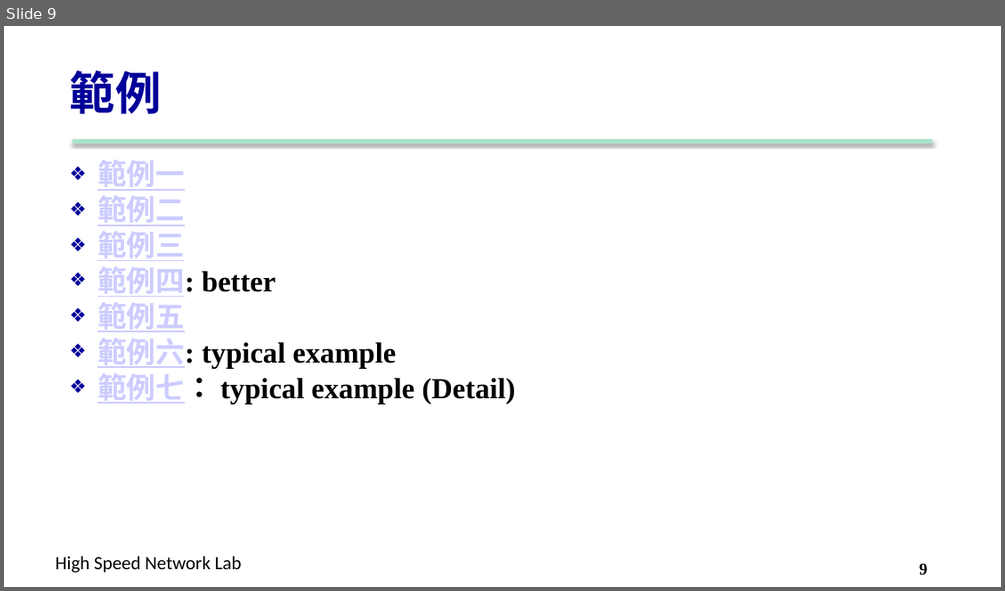
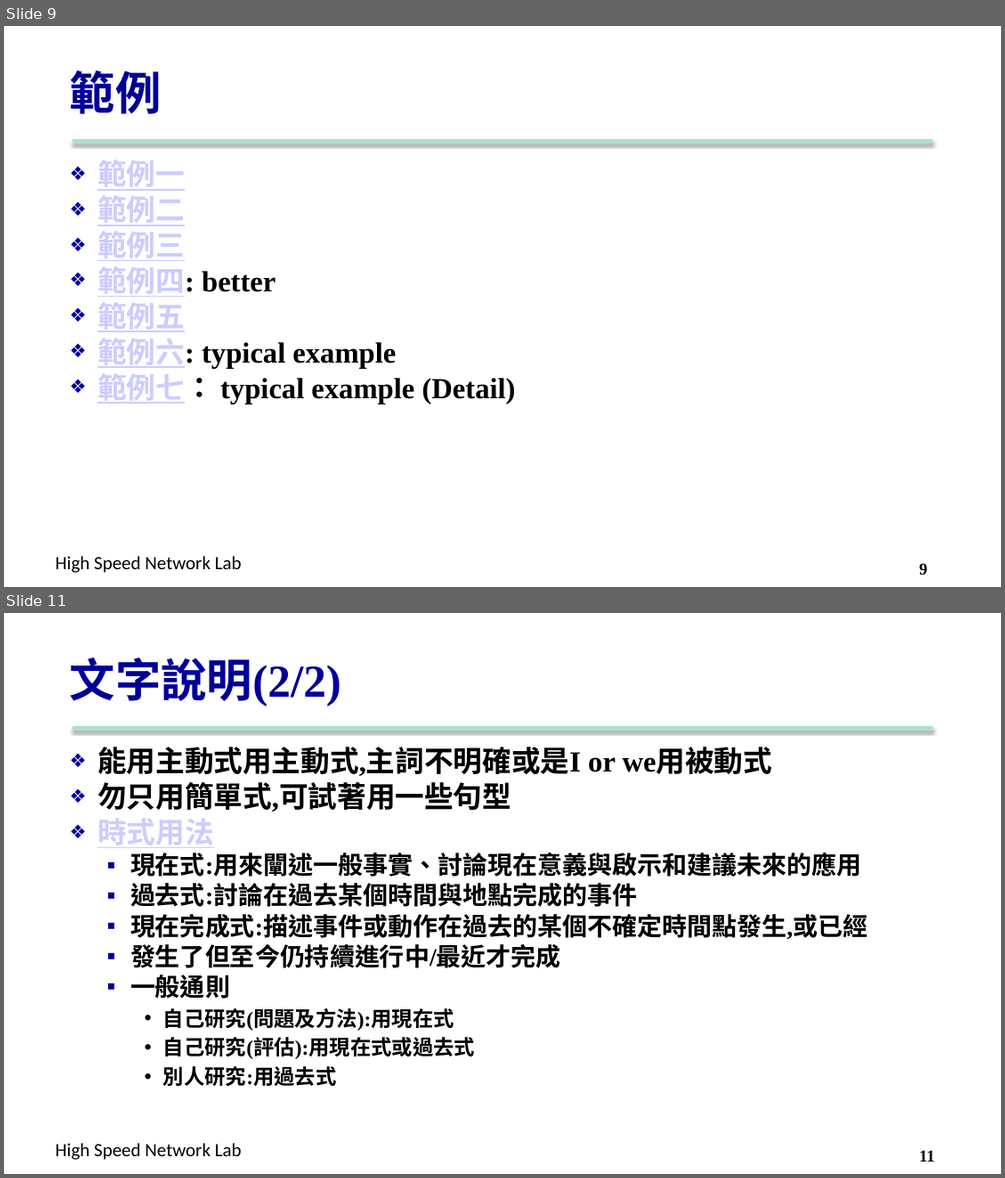
Before and after one commit to carina419/NTUST, a slide deck: MI5014701 科技研究與論文寫作 Technology Research and Thesis Writing/3. Outline.pptx. Shown one above the other, each under a label of ours: slide 9 before the commit, slides 9 and 11 after it; the slides between them are not shown. The pictures are 1005x591 and 1005x1178 pixels, drawn with LibreOffice and Linux fonts; fonts in the diff are those of the drawing; background and template pictures are left out. Boxes give left, top, right and bottom in pixels: in the first picture for what was removed or moved away, otherwise in the second. Text is boxed around its words. In the diff, an @@ line names an element or a change of style, - is before the commit and + after.

```diff
--- a/MI5014701 科技研究與論文寫作 Technology Research and Thesis Writing/3. Outline.pptx
+++ b/MI5014701 科技研究與論文寫作 Technology Research and Thesis Writing/3. Outline.pptx
@@ slide 11 added at (4, 613, 1001, 1174), background #FFFFFF; not listed: 2 template elements that a slide beside it also shows @@
@@ title added at (70, 657, 341, 706), 44 pt, text #000099, bold @@
+文字說明(2/2)
@@ text added at (97, 747, 867, 1086), 24 pt, text #000000, bold @@
+❖ 能用主動式用主動式,主詞不明確或是I or we用被動式
+❖ 勿只用簡單式,可試著用一些句型
+❖ 時式用法
+  ▪ 現在式:用來闡述一般事實、討論現在意義與啟示和建議未來的應用
+  ▪ 過去式:討論在過去某個時間與地點完成的事件
+  ▪ 現在完成式:描述事件或動作在過去的某個不確定時間點發生,或已經
+  ▪ 發生了但至今仍持續進行中/最近才完成
+  ▪ 一般通則
+    • 自己研究(問題及方法):用現在式
+    • 自己研究(評估):用現在式或過去式
+    • 別人研究:用過去式
@@ page number added at (919, 1150, 935, 1161), 16 pt, text #000000, bold @@
+11
```
Also in this commit, not shown: 1 other slide added, 4 other files.
